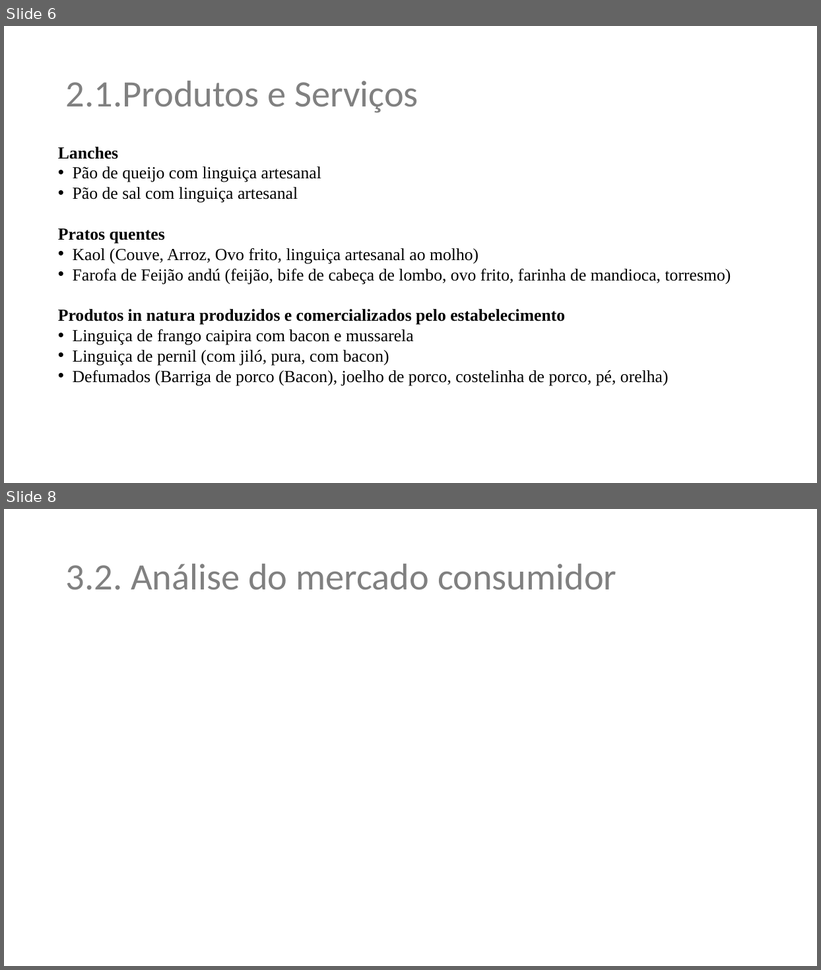
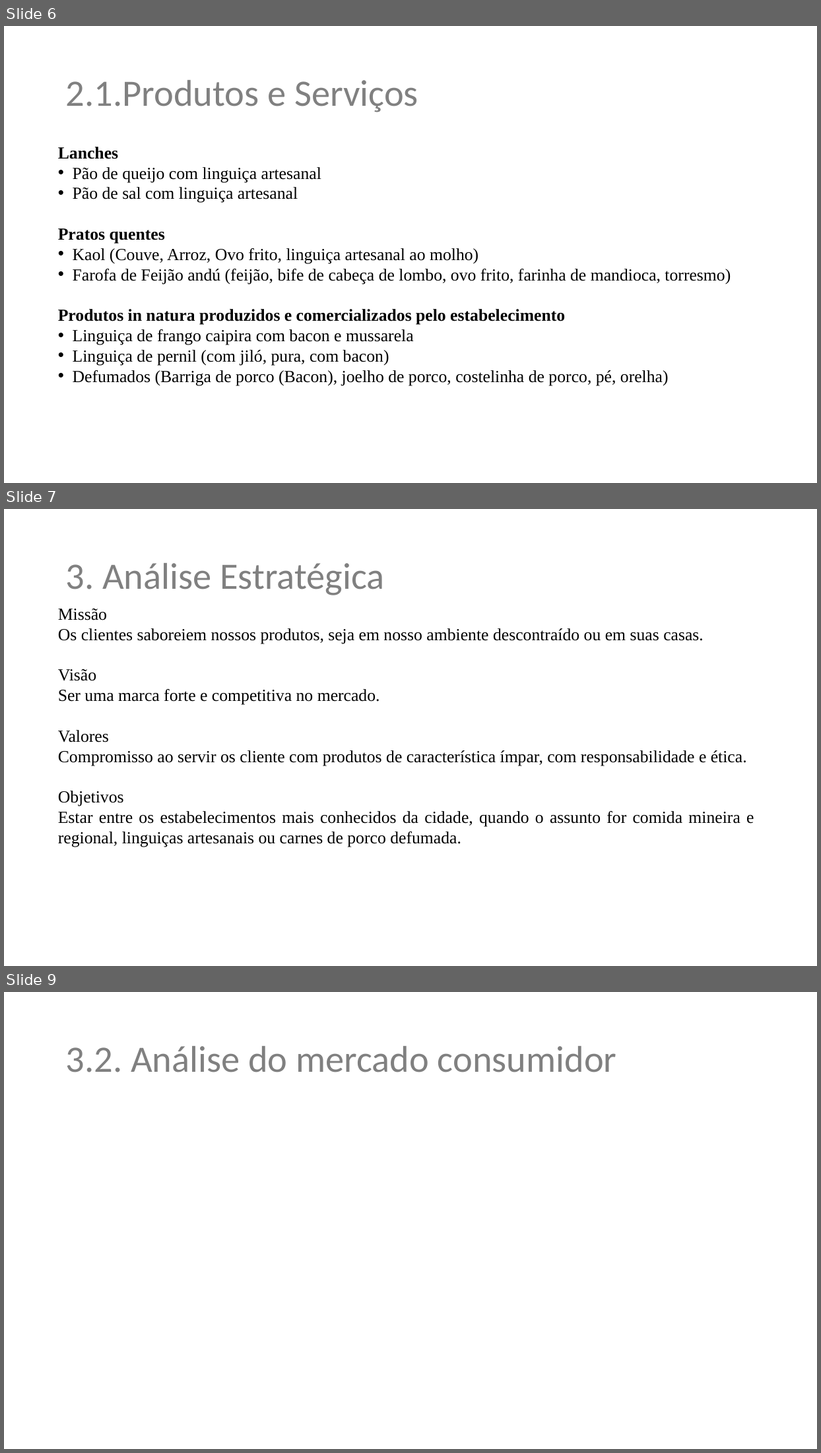
Before and after one commit to renatomarcio18081971/trabalhodeconclusao, a slide deck: plano-de-negocios-restaurante-tioto.pptx. Shown one above the other, each under a label of ours: slides 6 and 8 before the commit, slides 6, 7 and 9 after it; the slides between them are not shown. The pictures are 821x970 and 821x1453 pixels, drawn with LibreOffice and Linux fonts; fonts in the diff are those of the drawing; background and template pictures are left out. Boxes give left, top, right and bottom in pixels: in the first picture for what was removed or moved away, otherwise in the second. Text is boxed around its words. In the diff, an @@ line names an element or a change of style, - is before the commit and + after.

```diff
--- a/plano-de-negocios-restaurante-tioto.pptx
+++ b/plano-de-negocios-restaurante-tioto.pptx
@@ slide 7 added at (4, 509, 817, 966), background #FFFFFF @@
@@ text added at (66, 563, 384, 595), 44 pt, text #808080 @@
+3. Análise Estratégica
@@ text added at (58, 608, 754, 848), 20 pt, text #000000 @@
+Missão
+Os clientes saboreiem nossos produtos, seja em nosso ambiente descontraído ou em suas casas.
+Visão
+Ser uma marca forte e competitiva no mercado.
+Valores
+Compromisso ao servir os cliente com produtos de característica ímpar, com responsabilidade e ética.
+Objetivos
+Estar entre os estabelecimentos mais conhecidos da cidade, quando o assunto for comida mineira e regional, linguiças artesanais ou carnes de porco defumada.
@@ what was slide 8 is now slide 9 @@
```
Also in this commit, not shown: 1 slide changed.
